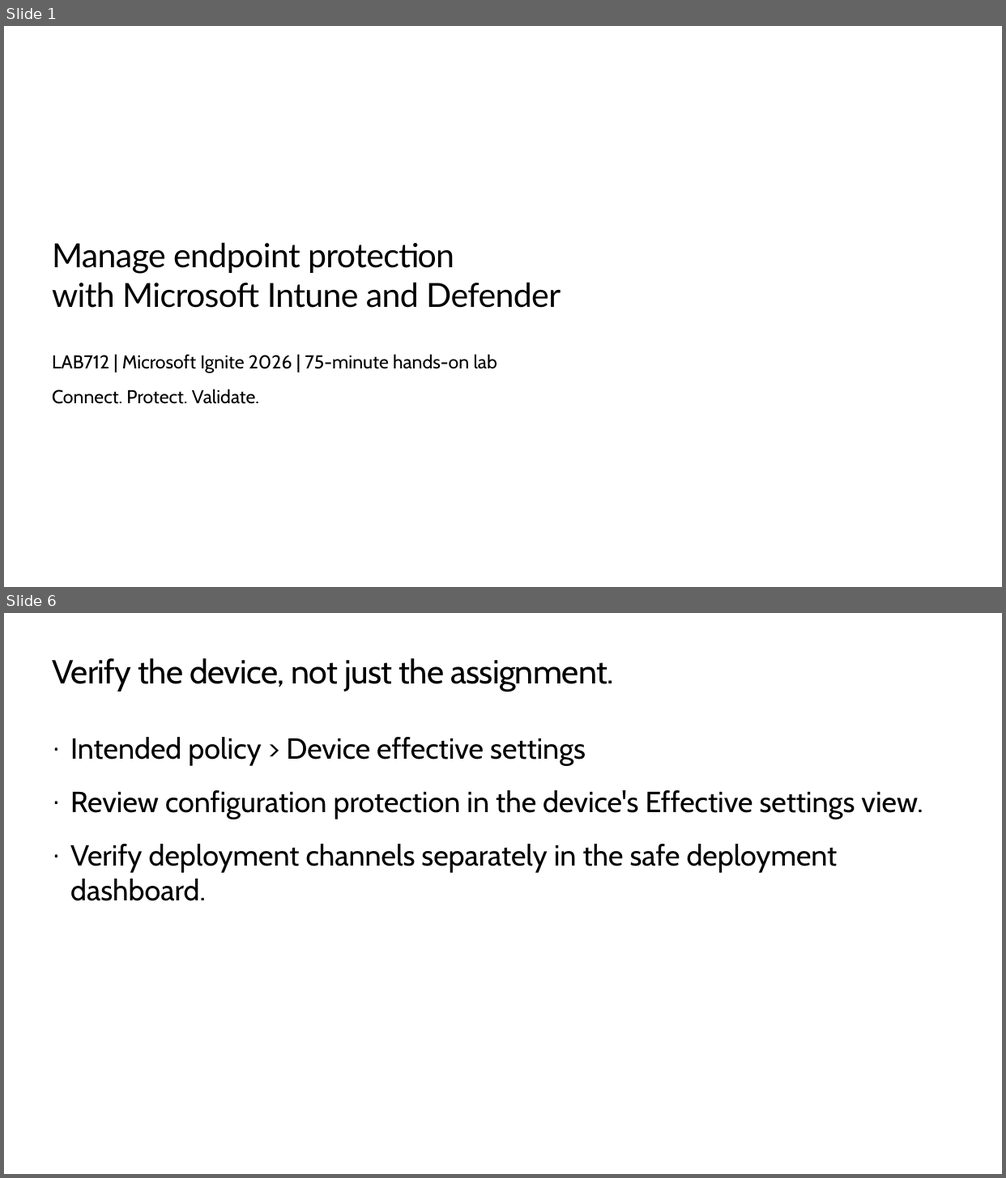
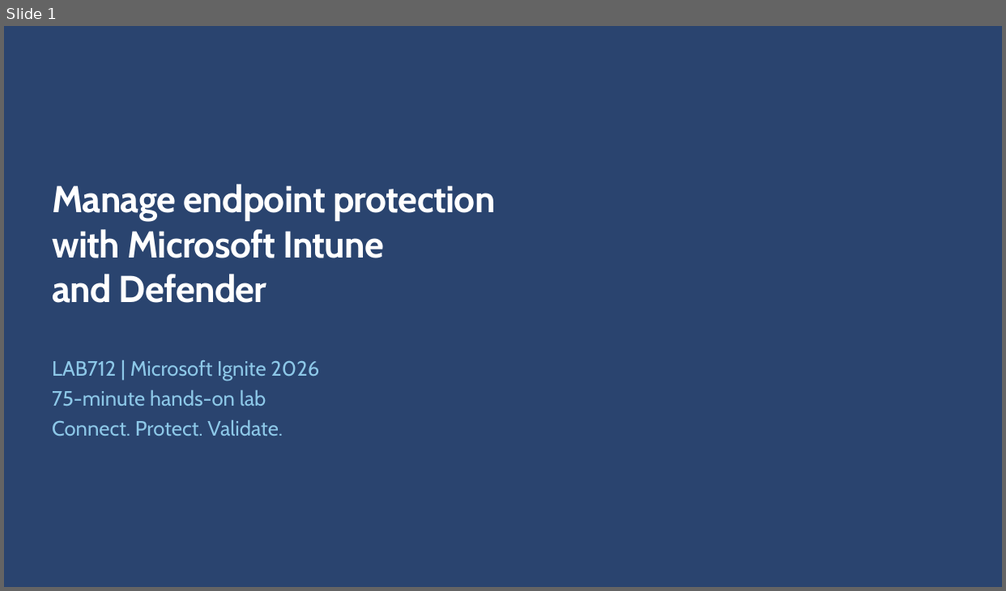
Before and after one commit to microsoft/ignite26-LAB712, a slide deck: docs/slides/LAB712-context-Ignite-2026.pptx. Shown one above the other, each under a label of ours: slides 1 and 6 before the commit, slide 1 after it; the slides between them are not shown. The pictures are 1006x1178 and 1006x591 pixels, drawn with LibreOffice and Linux fonts; fonts in the diff are those of the drawing; background and template pictures are left out. Boxes give left, top, right and bottom in pixels: in the first picture for what was removed or moved away, otherwise in the second. Text is boxed around its words. In the diff, an @@ line names an element or a change of style, - is before the commit and + after.

```diff
--- a/docs/slides/LAB712-context-Ignite-2026.pptx
+++ b/docs/slides/LAB712-context-Ignite-2026.pptx
@@ slide 6 removed at (4, 613, 1002, 1174), background #FFFFFF @@
@@ title removed at (52, 658, 613, 692) @@
-Verify the device, not just the assignment.
@@ text removed at (70, 737, 923, 901) @@
-· Intended policy > Device effective settings
-· Review configuration protection in the device's Effective settings view.
-· Verify deployment channels separately in the safe deployment dashboard.
@@ slide 1 changed as well @@
@@ background #FFFFFF to picture (left out) @@
@@ title "Manage endpoint protection with Microsoft ...": place and size @@
-title "Manage endpoint protection with Microsoft ..." at (52, 242, 560, 308)
+title "Manage endpoint protection with Microsoft ..." at (52, 184, 495, 303)
@@ title "Manage endpoint protection with Microsoft ..." at (52, 184, 495, 303): size 32 to 36 pt, font Lato to Cabin, text colour #000000 to #FFFFFF, bold on; more space between paragraphs; vertical alignment bottom to top @@
@@ text at (52, 361, 319, 407): text changed; size 18 to 20 pt; text colour #000000 to #8DC8E8 @@
-LAB712 | Microsoft Ignite 2026 | 75-minute hands-on lab
+LAB712 | Microsoft Ignite 2026
+75-minute hands-on lab
@@ text "LAB712 | Microsoft Ignite 2026": place and size @@
-text "LAB712 | Microsoft Ignite 2026" at (52, 354, 497, 404)
+text "LAB712 | Microsoft Ignite 2026" at (52, 361, 319, 437)
@@ text at (52, 420, 283, 437): size 18 to 20 pt, text colour #000000 to #8DC8E8 in "Connect. Protect. Validate."; less space between paragraphs @@
```
Also in this commit, not shown: 5 other slides changed, 1 other slide removed, 2 other files.
